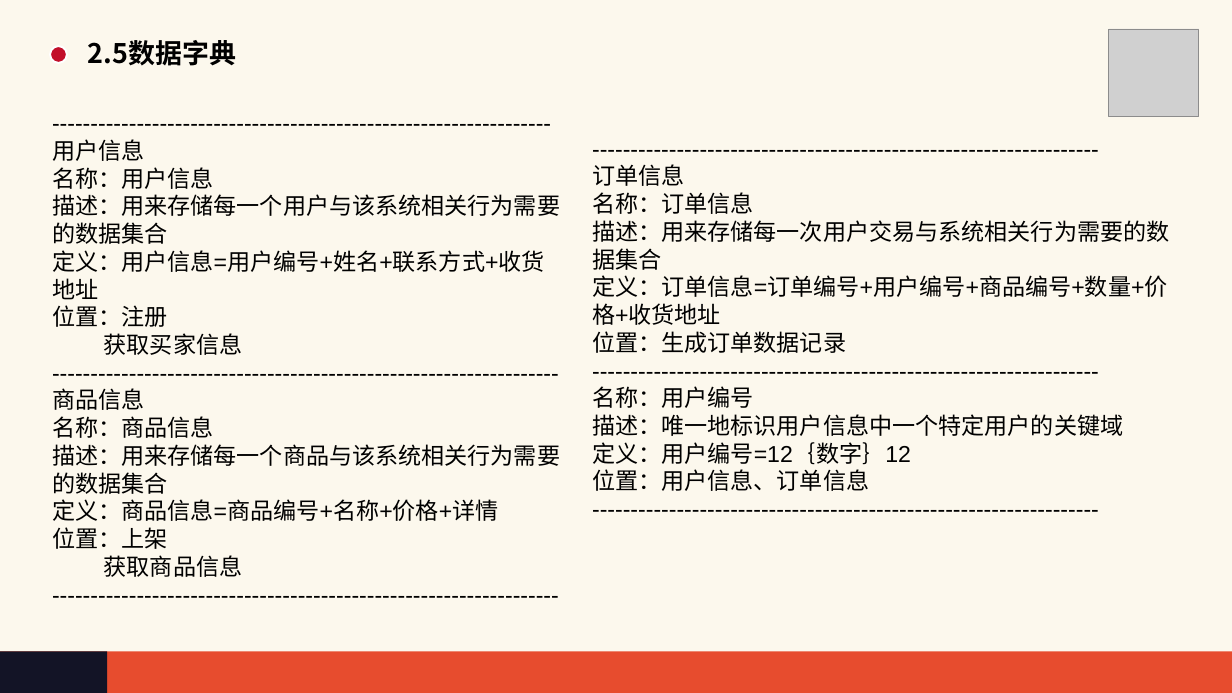
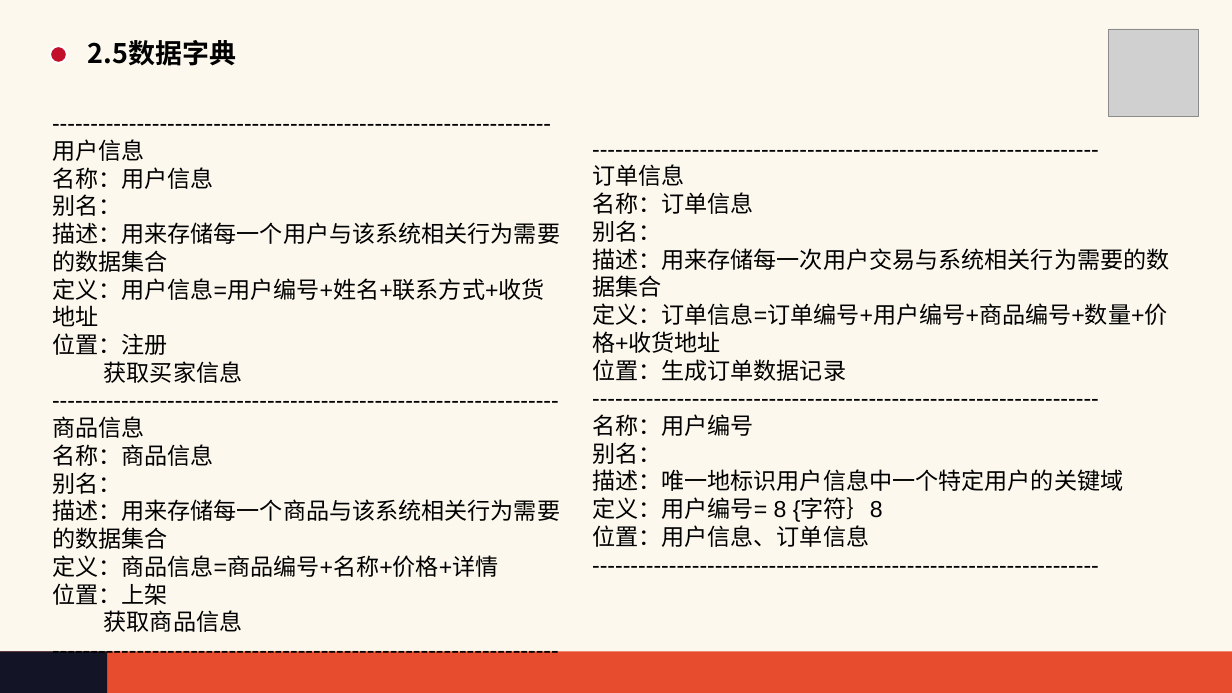
Before and after one commit to HOLMEScdk/SE2017G03, a slide deck: slide 43 of nov_3/SE2017G03软件需求说明v0.2.ppt (slide 42 before the commit). Drawn at 1232x693 pixels with LibreOffice and Linux fonts; fonts in the diff are those of the drawing; grey boxes stand for pictures. Boxes give left, top, right and bottom in pixels: in the first picture for what was removed or moved away, otherwise in the second. Text is boxed around its words. In the diff, an @@ line names an element or a change of style, - is before the commit and + after.

```diff
--- a/nov_3/SE2017G03软件需求说明v0.2.ppt
+++ b/nov_3/SE2017G03软件需求说明v0.2.ppt
@@ text at (x1=52, y1=194, x2=121, y2=216): paragraph added @@
+别名：
@@ text at (x1=592, y1=220, x2=661, y2=242): paragraph added @@
+别名：
@@ text at (x1=592, y1=442, x2=661, y2=464): paragraph added @@
+别名：
@@ text at (x1=52, y1=472, x2=121, y2=494): paragraph added @@
+别名：
@@ text at (x1=592, y1=497, x2=883, y2=522): text changed @@
-定义：用户编号=12｛数字｝12
+定义：用户编号= 8 {字符｝8
```
Also in this commit, not shown: 22 other slides changed, 2 slides added, 3 other files.
